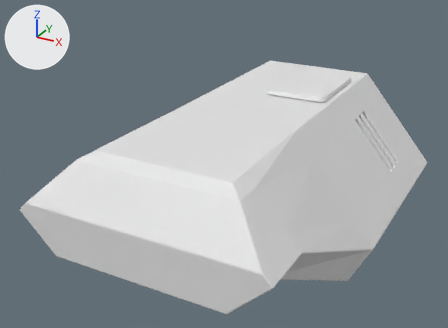
An edit to the Blender file blender/robot.blend, drawn before and after from the same camera.
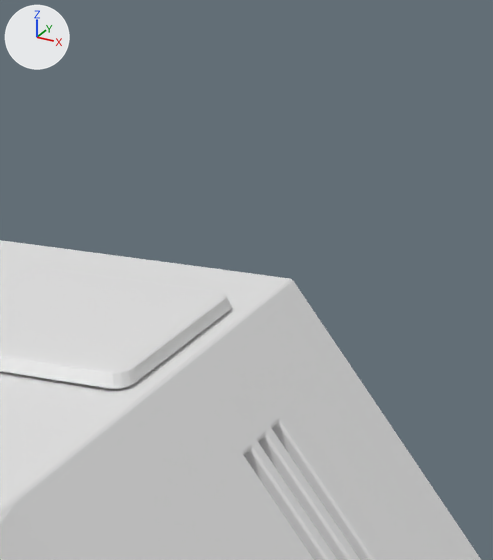
Old and new are each drawn whole from a 50 mm lens placed at (3.37, -7.25, 3.46), pointed at (-0.19, -0.78, 0.23) and again close up on the part from 65% to 94% of the width and 0% to 45% of the height. Lighting does not change. The marker at upper left points along +X, +Y and +Z.

Script lines for the objects in view, before the commit:
```python
me_cube_001 = bpy.data.meshes.new('Cube.001')
me_cube_001.from_pydata(...)  # 119 vertices, 100 faces; spans x -1.22..0.0, y -1.94..1.26, z -0.33..1.0
me_cube_002 = bpy.data.meshes.new('Cube.002')
me_cube_002.from_pydata(...)  # 32 vertices, 30 faces; spans x -0.72..0.533, y -0.934..0.318, z -0.475..0.163
ob_cube = bpy.data.objects.new('Cube', me_cube_001)
ob_cube.location = (0.0, 0.0, -0.447)
ob_cube.scale = (1.55, 1.55, 1.36)
_m = ob_cube.modifiers.new('Mirror', 'MIRROR')
_m.use_clip = True
_m = ob_cube.modifiers.new('Bevel', 'BEVEL')
_m.width = 0.01
_m.width_pct = 0.01
_m.segments = 20
ob_cube_001 = bpy.data.objects.new('Cube.001', me_cube_002)
ob_cube_001.location = (0.39, 1.133, 0.96)
ob_cube_001.scale = (0.698, 1.0, 0.1)
_m = ob_cube_001.modifiers.new('Bevel', 'BEVEL')
_m.segments = 4
```
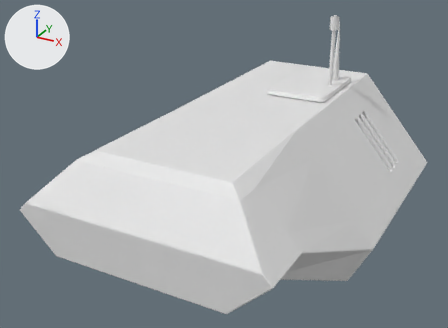
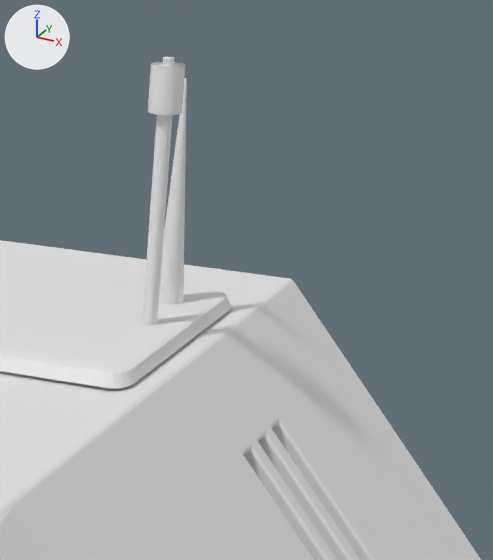
Edits to the bpy script that builds the scene:
```text
Add me_cylinder_001:
    me_cylinder_001.from_pydata(...)  # 1088 vertices, 1058 faces; spans x -0.91..0.91, y -0.91..0.91, z -1.0..0.0
    me_cylinder_001.polygons.foreach_set('use_smooth', [True] * 1058)
Add me_cylinder:
    me_cylinder.from_pydata(...)  # 64 vertices, 34 faces; spans x -0.84..0.84, y -0.84..0.84, z -1.0..-0.13
    me_cylinder.polygons.foreach_set('use_smooth', [True] * 34)
Add ob_cylinder_001:
    ob_cylinder_001 = bpy.data.objects.new('Cylinder.001', me_cylinder_001)
    ob_cylinder_001.location = (0.611, 0.847, 1.943)
    ob_cylinder_001.scale = (0.0662, 0.0662, 1.0)
Add ob_cylinder:
    ob_cylinder = bpy.data.objects.new('Cylinder', me_cylinder)
    ob_cylinder.location = (0.572, 1.17, 1.943)
    ob_cylinder.scale = (0.0662, 0.0662, 1.0)
```

Pixel boxes [x1, y1, x2, y2] of what changed, in the close-ups (493 x 560 px):
'Cylinder.001', added
    after: [142, 57, 185, 325]
'Cylinder', added
    after: [159, 78, 187, 304]
